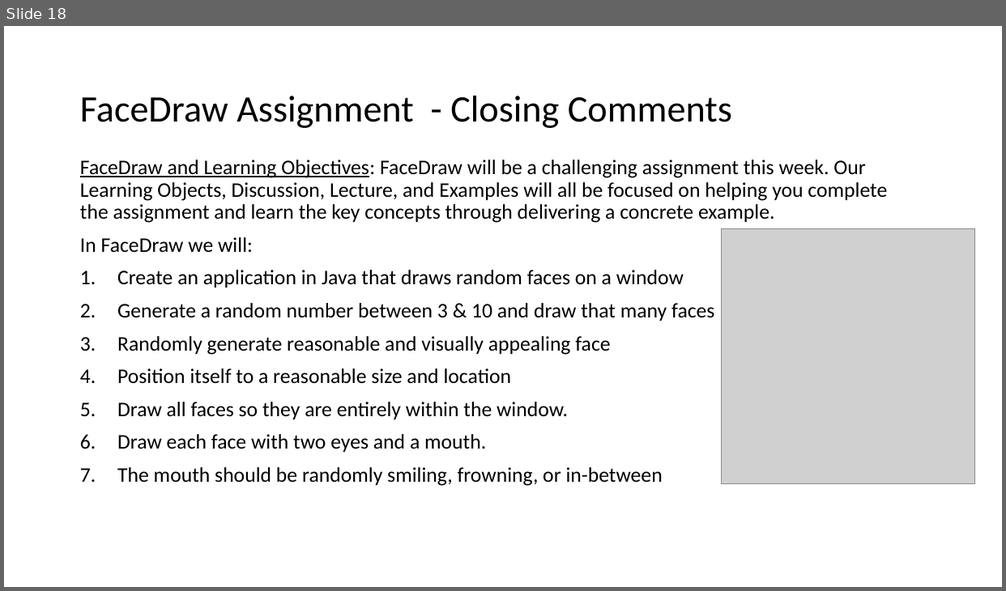
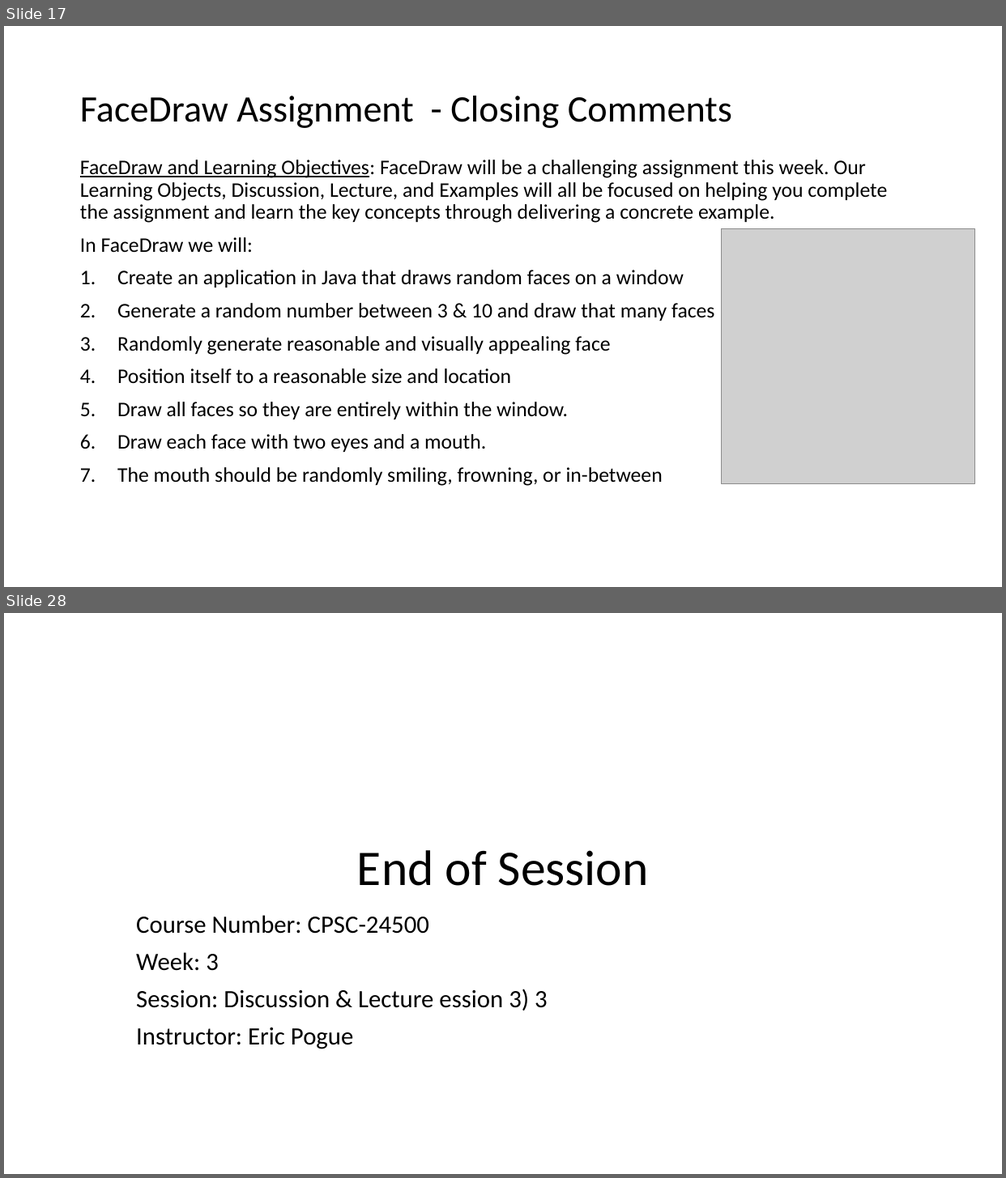
Before and after one commit to EricJPogue/www-epogue-info, a slide deck: CPSC-24500/Week03/2017SpringW03Slides.pptx. Shown one above the other, each under a label of ours: slide 18 before the commit, slides 17 and 28 after it; the slides between them are not shown. The pictures are 1006x591 and 1006x1178 pixels, drawn with LibreOffice and Linux fonts; fonts in the diff are those of the drawing; grey boxes stand for pictures. Boxes give left, top, right and bottom in pixels: in the first picture for what was removed or moved away, otherwise in the second. Text is boxed around its words. In the diff, an @@ line names an element or a change of style, - is before the commit and + after.

```diff
--- a/CPSC-24500/Week03/2017SpringW03Slides.pptx
+++ b/CPSC-24500/Week03/2017SpringW03Slides.pptx
@@ slide 28 added at (4, 613, 1002, 1174), background #FFFFFF @@
@@ title added at (357, 850, 649, 886), 48 pt, text #000000 @@
+End of Session
@@ subtitle added at (136, 915, 548, 1050), 24 pt, text #000000 @@
+Course Number: CPSC-24500
+Week: 3
+Session: Discussion & Lecture ession 3) 3
+Instructor: Eric Pogue
@@ what was slide 18 is now slide 17 @@
```
Also in this commit, not shown: 4 slides changed, 6 other slides added, 2 slides removed, 8 other files.
